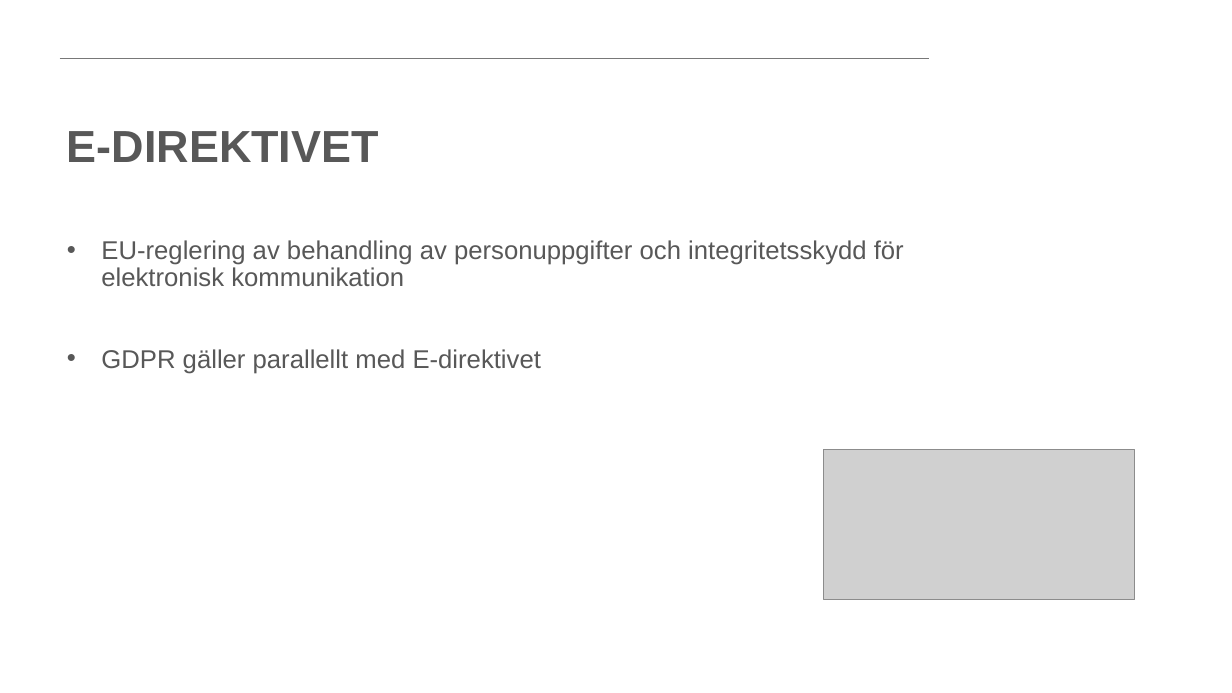
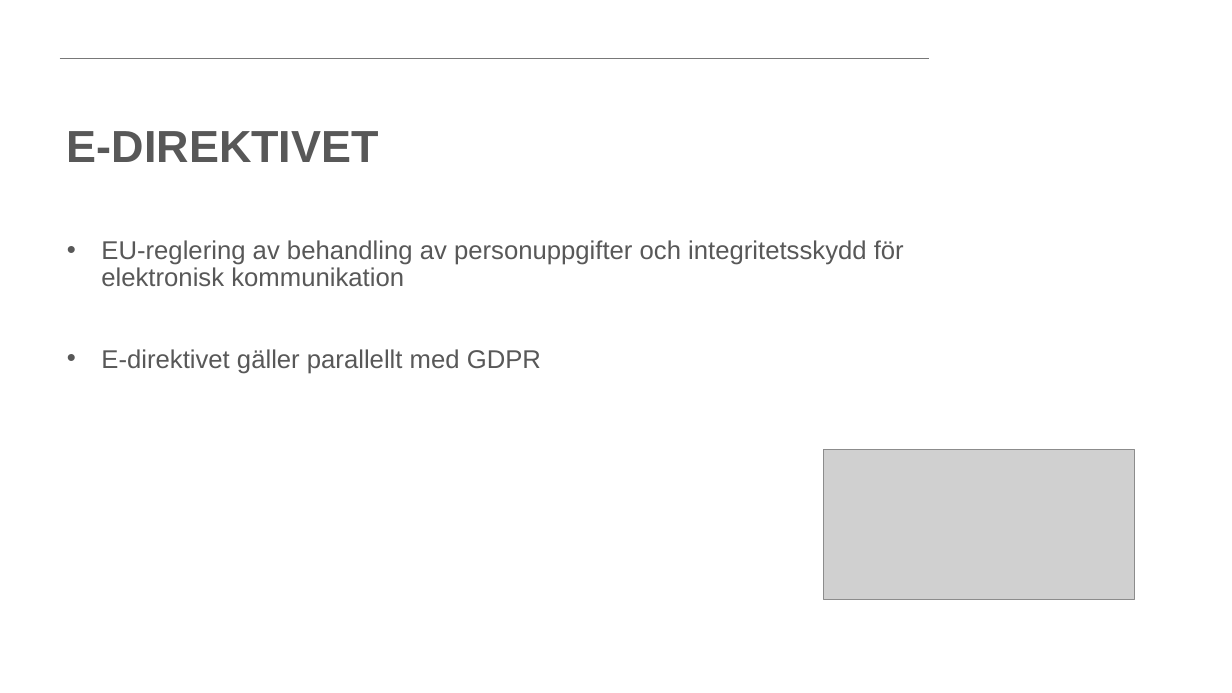
Before and after one commit to PeppeL-G/course-material, a slide deck: slide 14 of src/lectures/gdpr/gdpr.pptx. Drawn at 1232x693 pixels with LibreOffice and Linux fonts; fonts in the diff are those of the drawing; grey boxes stand for pictures; background and template pictures are left out. Boxes give left, top, right and bottom in pixels: in the first picture for what was removed or moved away, otherwise in the second. Text is boxed around its words. In the diff, an @@ line names an element or a change of style, - is before the commit and + after.

Commit message:
Added GDPR lecture.

```diff
--- a/src/lectures/gdpr/gdpr.pptx
+++ b/src/lectures/gdpr/gdpr.pptx
@@ text at <box>101,349,541,374</box>: text changed @@
-• GDPR gäller parallellt med E-direktivet
+• E-direktivet gäller parallellt med GDPR
```
Also in this commit, not shown: 8 other slides changed, 1 slide added, 1 slide removed, 2 other files.
